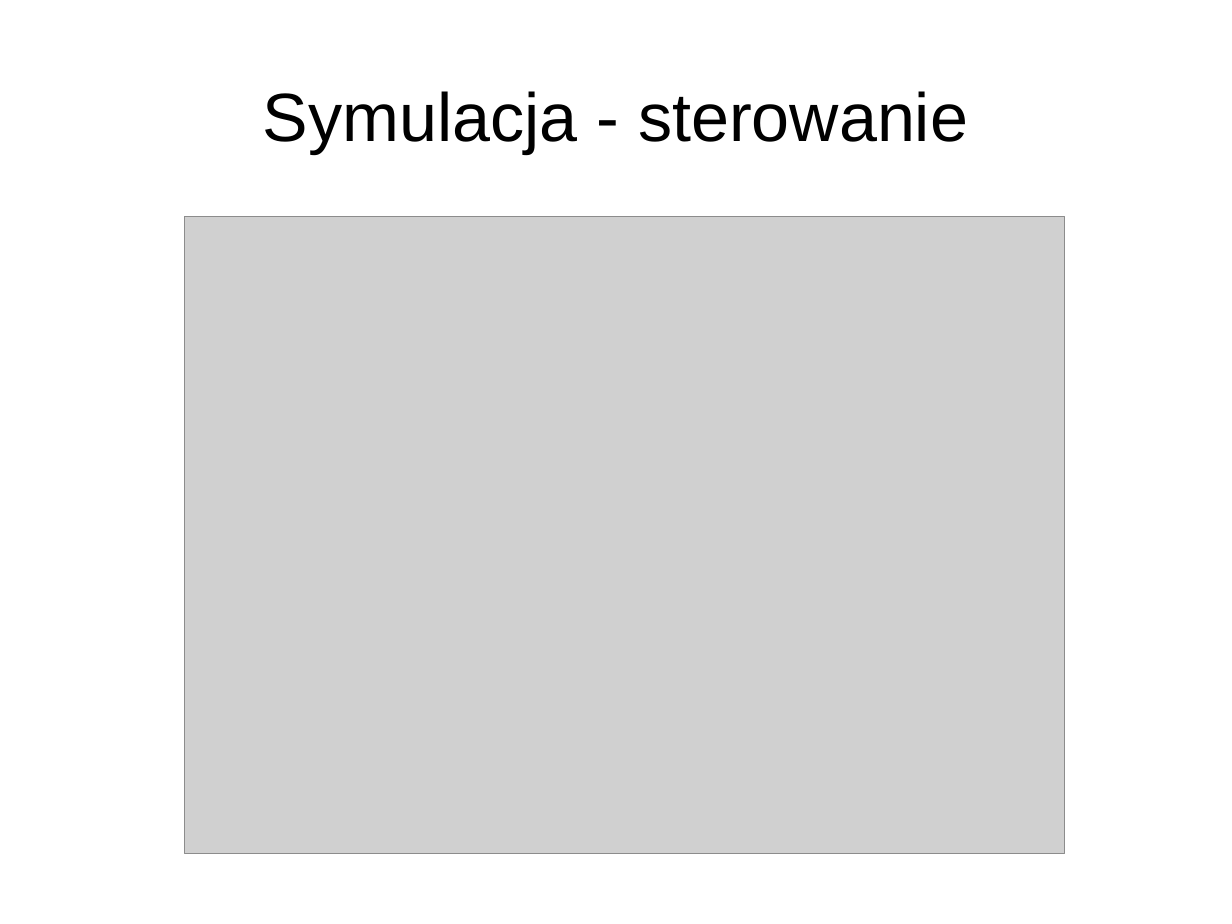
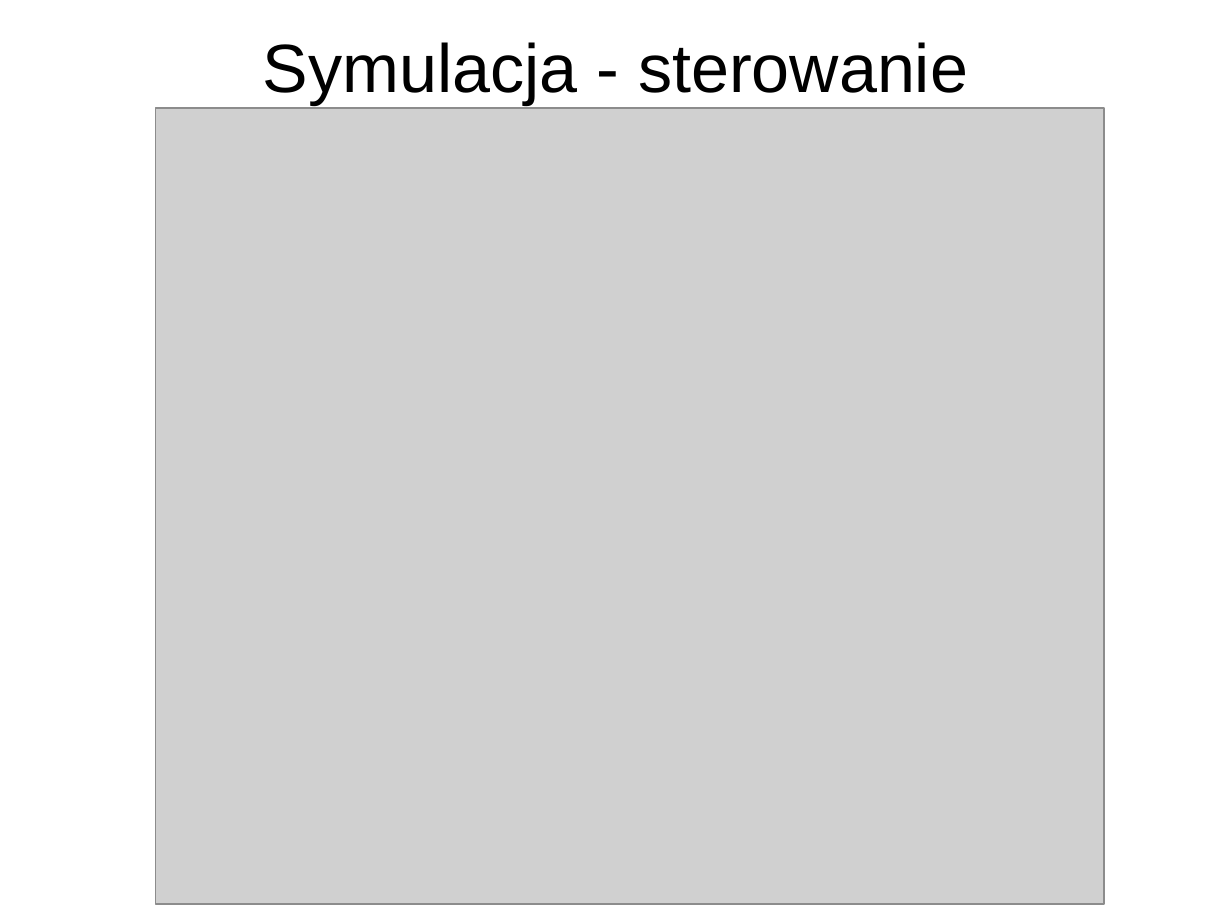
Before and after one commit to AleksanderPasiut/APProject_TrafficLights, a slide deck: slide 11 of prezentacja.pptx. Drawn at 1232x924 pixels with LibreOffice and Linux fonts; fonts in the diff are those of the drawing; grey boxes stand for pictures; background and template pictures are left out. Boxes give left, top, right and bottom in pixels: in the first picture for what was removed or moved away, otherwise in the second. Text is boxed around its words. In the diff, an @@ line names an element or a change of style, - is before the commit and + after.

```diff
--- a/prezentacja.pptx
+++ b/prezentacja.pptx
@@ text "Symulacja - sterowanie": place and size @@
-text "Symulacja - sterowanie" at box(263, 91, 968, 153)
+text "Symulacja - sterowanie" at box(263, 42, 968, 105)
@@ picture: place and size @@
-picture at box(184, 216, 1064, 853)
+picture at box(155, 108, 1105, 904)
```
Also in this commit, not shown: 1 other slide changed, 2 other files.
